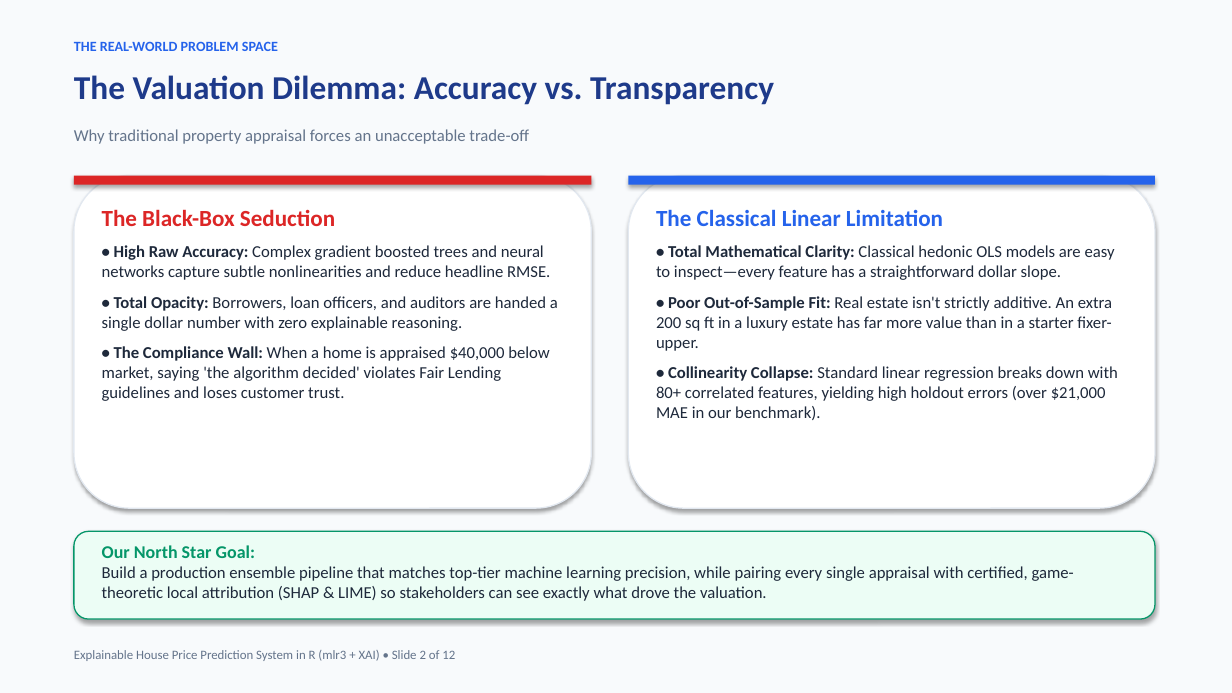
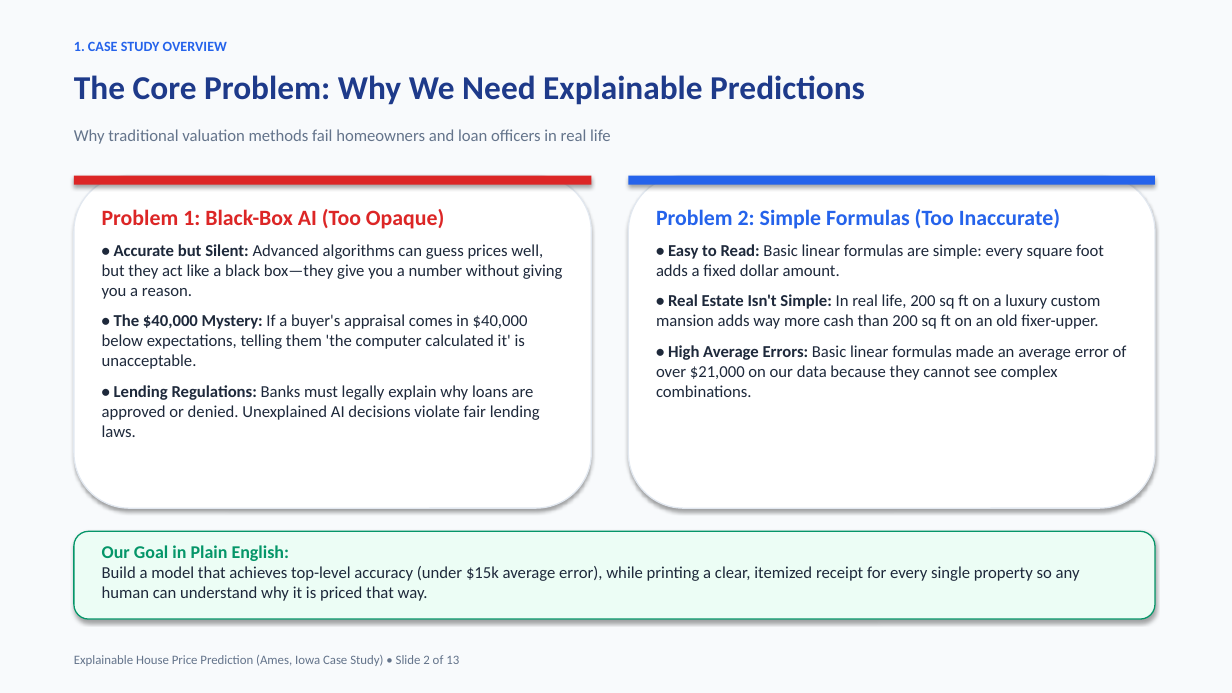
Before and after one commit to RohithBheemini/IDS-R-Project-mlr3-XAI, a slide deck: slide 2 of reports/Explainable_House_Price_Prediction_Presentation.pptx. Drawn at 1232x693 pixels with LibreOffice and Linux fonts; fonts in the diff are those of the drawing. Boxes give left, top, right and bottom in pixels: in the first picture for what was removed or moved away, otherwise in the second. Text is boxed around its words. In the diff, an @@ line names an element or a change of style, - is before the commit and + after.

Commit message:
feat: generate Case_Study_Report.pdf in root directory and update plain-language PPTX

```diff
--- a/reports/Explainable_House_Price_Prediction_Presentation.pptx
+++ b/reports/Explainable_House_Price_Prediction_Presentation.pptx
@@ text at <box>74,41,227,51</box>: text changed @@
-THE REAL-WORLD PROBLEM SPACE
+1. CASE STUDY OVERVIEW
@@ text at <box>74,75,865,105</box>: text changed @@
-The Valuation Dilemma: Accuracy vs. Transparency
+The Core Problem: Why We Need Explainable Predictions
@@ text at <box>74,129,611,144</box>: text changed @@
-Why traditional property appraisal forces an unacceptable trade-off
+Why traditional valuation methods fail homeowners and loan officers in real life
@@ text at <box>102,209,563,437</box>: text changed @@
-The Black-Box Seduction
-• High Raw Accuracy: Complex gradient boosted trees and neural networks capture subtle nonlinearities and reduce headline RMSE.
-• Total Opacity: Borrowers, loan officers, and auditors are handed a single dollar number with zero explainable reasoning.
-• The Compliance Wall: When a home is appraised $40,000 below market, saying 'the algorithm decided' violates Fair Lending guidelines and loses customer trust.
+Problem 1: Black-Box AI (Too Opaque)
+• Accurate but Silent: Advanced algorithms can guess prices well, but they act like a black box—they give you a number without giving you a reason.
+• The $40,000 Mystery: If a buyer's appraisal comes in $40,000 below expectations, telling them 'the computer calculated it' is unacceptable.
+• Lending Regulations: Banks must legally explain why loans are approved or denied. Unexplained AI decisions violate fair lending laws.
@@ text at <box>656,209,1127,397</box>: text changed @@
-The Classical Linear Limitation
-• Total Mathematical Clarity: Classical hedonic OLS models are easy to inspect—every feature has a straightforward dollar slope.
-• Poor Out-of-Sample Fit: Real estate isn't strictly additive. An extra 200 sq ft in a luxury estate has far more value than in a starter fixer-upper.
-• Collinearity Collapse: Standard linear regression breaks down with 80+ correlated features, yielding high holdout errors (over $21,000 MAE in our benchmark).
+Problem 2: Simple Formulas (Too Inaccurate)
+• Easy to Read: Basic linear formulas are simple: every square foot adds a fixed dollar amount.
+• Real Estate Isn't Simple: In real life, 200 sq ft on a luxury custom mansion adds way more cash than 200 sq ft on an old fixer-upper.
+• High Average Errors: Basic linear formulas made an average error of over $21,000 on our data because they cannot see complex combinations.
@@ text at <box>102,545,1080,601</box>: text changed @@
-Our North Star Goal:
-Build a production ensemble pipeline that matches top-tier machine learning precision, while pairing every single appraisal with certified, game-theoretic local attribution (SHAP & LIME) so stakeholders can see exactly what drove the valuation.
+Our Goal in Plain English:
+Build a model that achieves top-level accuracy (under $15k average error), while printing a clear, itemized receipt for every single property so any human can understand why it is priced that way.
@@ text at <box>74,655,459,666</box>: text changed @@
-Explainable House Price Prediction System in R (mlr3 + XAI) • Slide 2 of 12
+Explainable House Price Prediction (Ames, Iowa Case Study) • Slide 2 of 13
```
Also in this commit, not shown: 5 other slides changed, 7 slides added, 6 slides removed, 3 other files.
